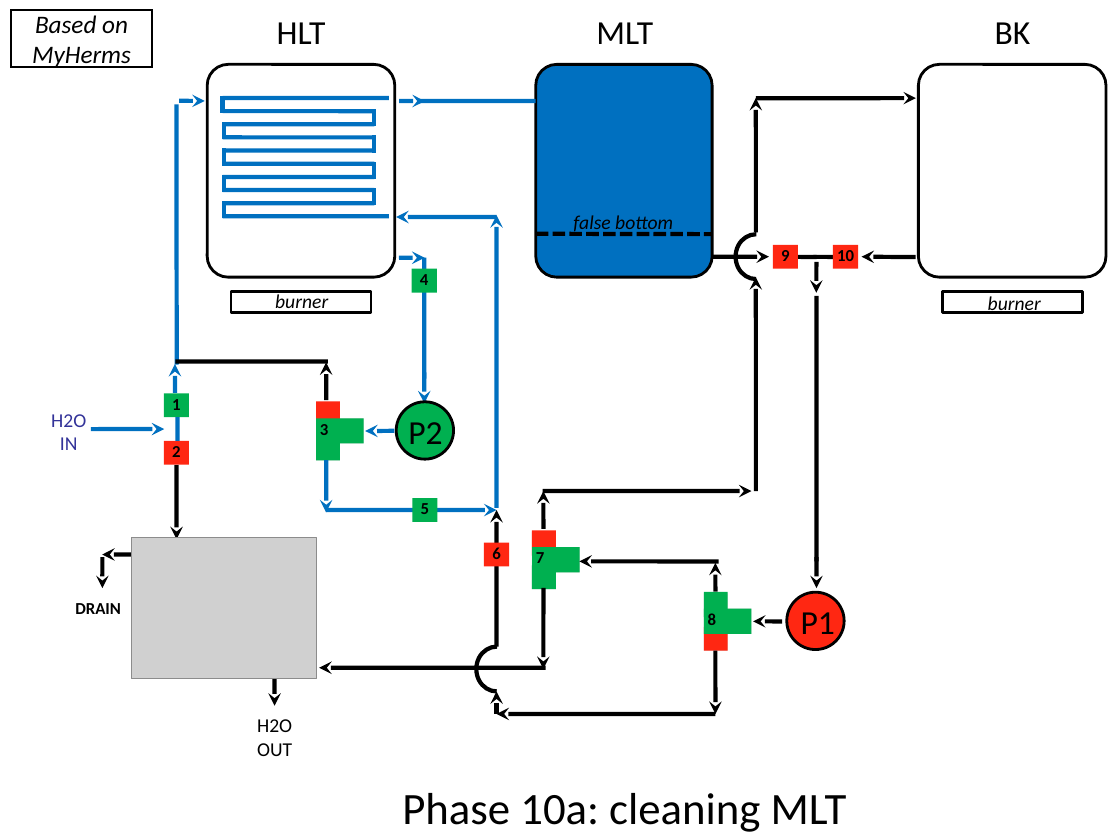
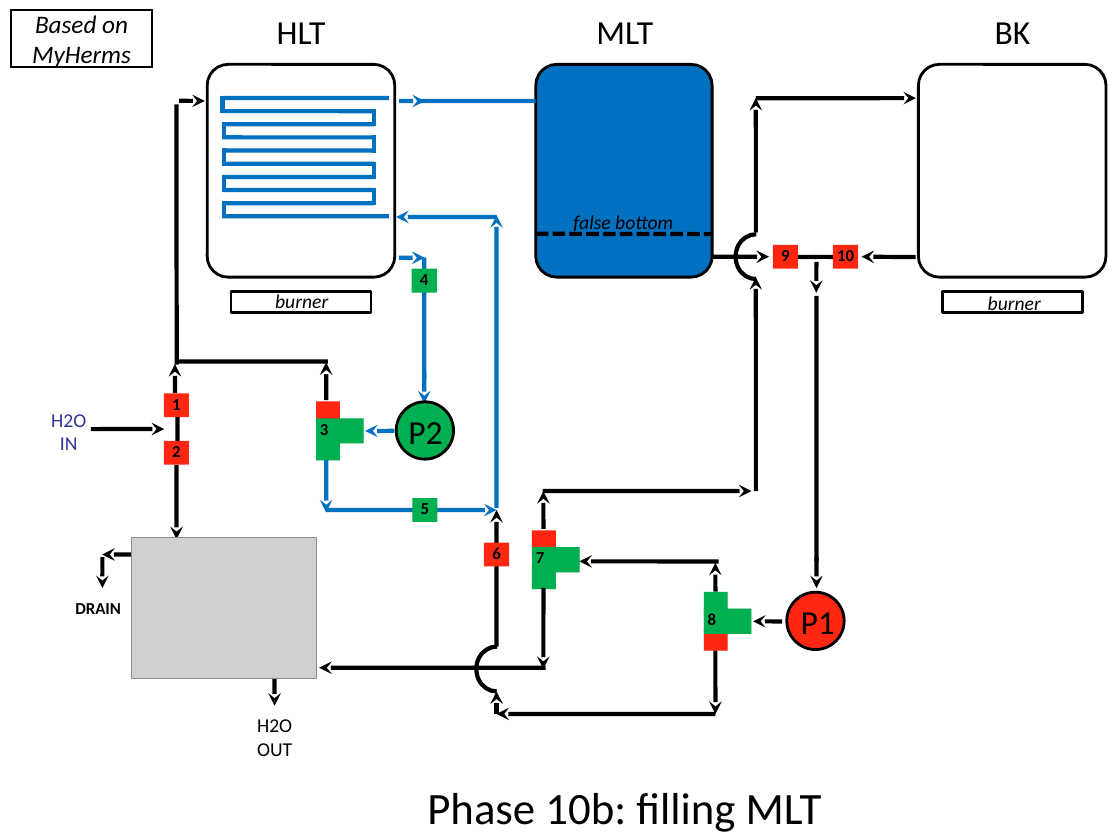
Before and after one commit to Bobstin/AutomatedBrewery, a slide deck: slide 14 of designdiagrams/Plumbing Diagram.pptx (slide 13 before the commit). Drawn at 1120x840 pixels with LibreOffice and Linux fonts; fonts in the diff are those of the drawing; grey boxes stand for pictures. Boxes give left, top, right and bottom in pixels: in the first picture for what was removed or moved away, otherwise in the second. Text is boxed around its words. In the diff, an @@ line names an element or a change of style, - is before the commit and + after.

Commit message:
Updates plumbing diagram to reflect new cleaning cycle

```diff
--- a/designdiagrams/Plumbing Diagram.pptx
+++ b/designdiagrams/Plumbing Diagram.pptx
@@ line (176, 105) - (176, 365): stroke #0070C0 3 pt to #000000 3 pt @@
@@ arrow (205, 101) - (179, 101): stroke #0070C0 3 pt to #000000 3 pt @@
@@ arrow (175, 364) - (175, 393): stroke #0070C0 3 pt to #000000 3 pt @@
@@ rectangle "1" at <box>163,393,189,417</box>: fill #00B050 to #FF2712 @@
@@ line (177, 417) - (177, 441): stroke #0070C0 3 pt to #000000 3 pt @@
@@ arrow (164, 429) - (91, 429): stroke #0070C0 3 pt to #000000 3 pt @@
@@ text at <box>427,793,822,832</box>: text changed @@
-Phase 10a: cleaning MLT
+Phase 10b: filling MLT
```
Also in this commit, not shown: 5 other slides changed, 2 slides added.
